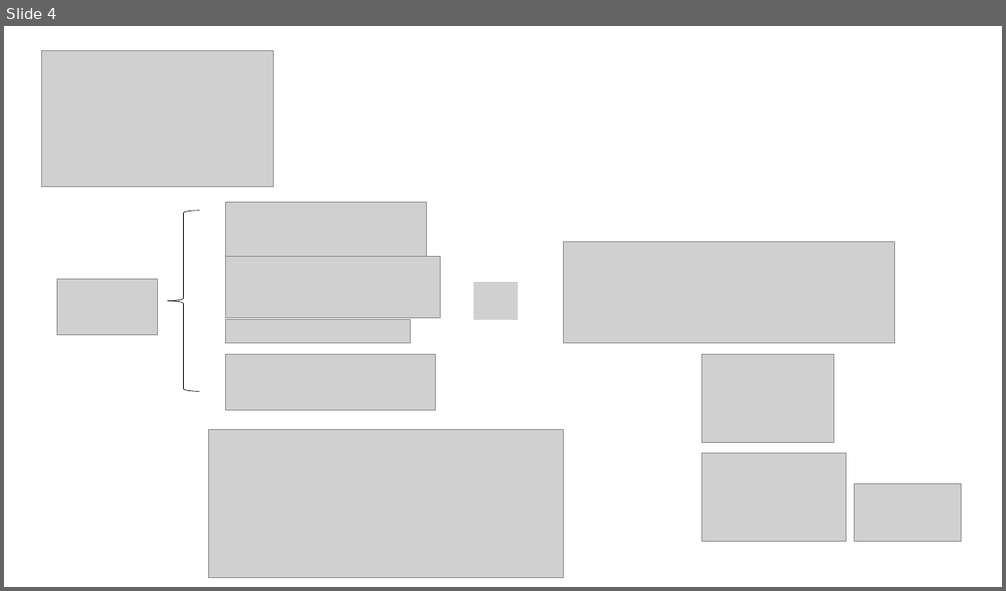
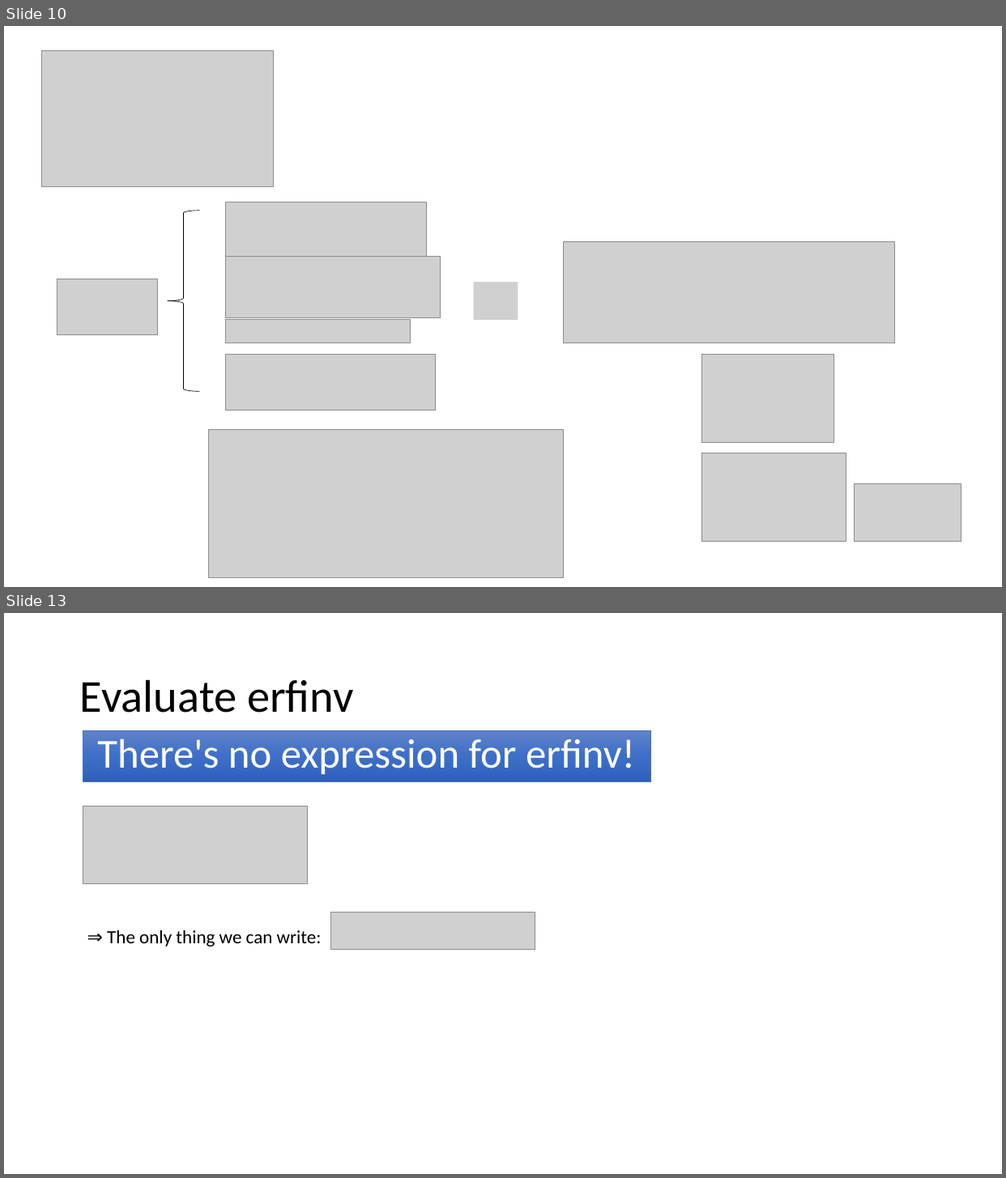
Before and after one commit to khanhnguyendata/gaussian, a slide deck: Gaussian.pptx. Shown one above the other, each under a label of ours: slide 4 before the commit, slides 10 and 13 after it; the slides between them are not shown. The pictures are 1006x591 and 1006x1178 pixels, drawn with LibreOffice and Linux fonts; fonts in the diff are those of the drawing; grey boxes stand for pictures. Boxes give left, top, right and bottom in pixels: in the first picture for what was removed or moved away, otherwise in the second. Text is boxed around its words. In the diff, an @@ line names an element or a change of style, - is before the commit and + after.

```diff
--- a/Gaussian.pptx
+++ b/Gaussian.pptx
@@ slide 13 added at (4, 613, 1002, 1174), background #FFFFFF @@
@@ title added at (80, 679, 354, 713), 44 pt, text #000000 @@
+Evaluate erfinv
@@ rectangle added at (83, 731, 650, 782), fill gradient #6183CB to #3E70CA to #3062BB, outline #4472C4 0.5 pt, 39.6 pt, text #FFFFFF @@
+There's no expression for erfinv!
@@ picture added at (83, 807, 307, 884) @@
@@ picture added at (330, 913, 535, 950) @@
@@ text added at (107, 931, 322, 947), 18 pt, text #000000 @@
+⇒ The only thing we can write:
@@ what was slide 4 is now slide 10 @@
```
Also in this commit, not shown: 2 slides changed, 13 other slides added, 2 slides removed.
